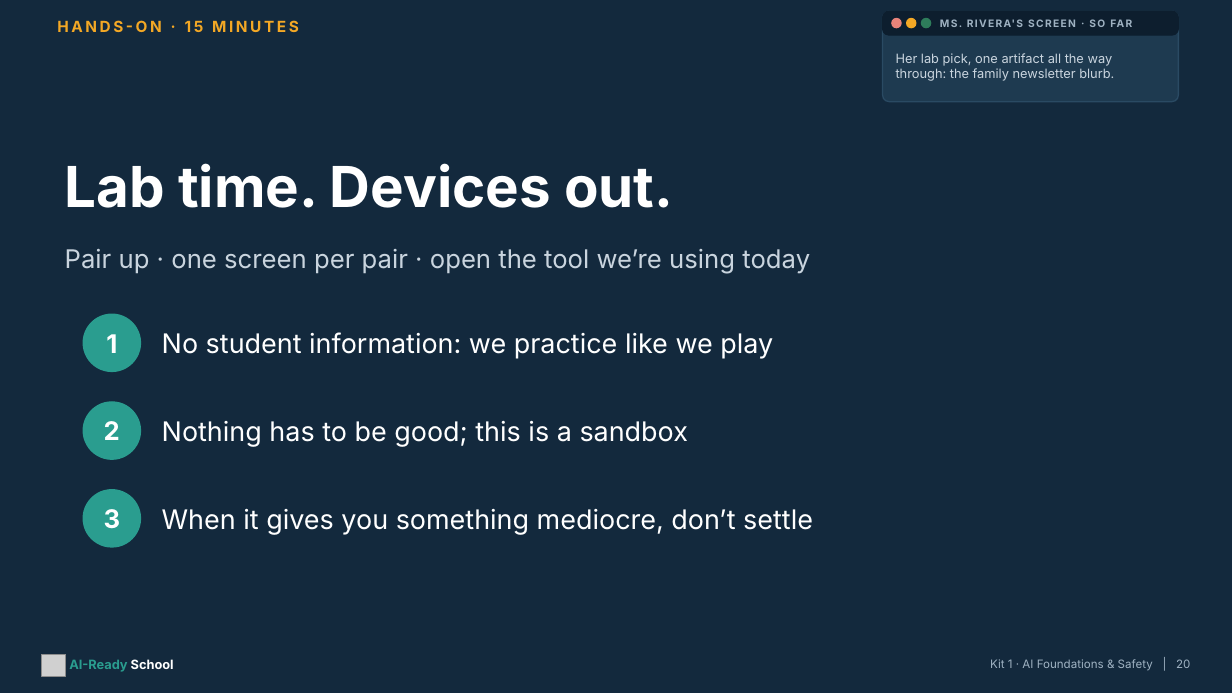
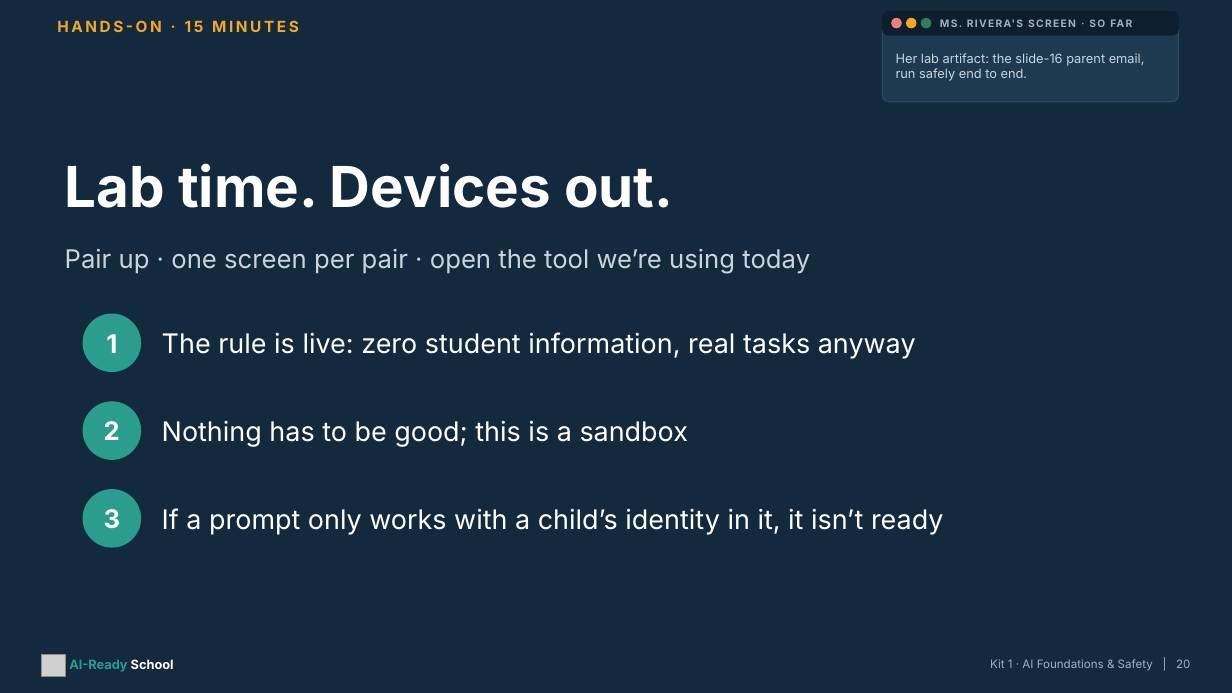
Before and after one commit to aspinozzi1/Ai-School-Ready, a slide deck: slide 20 of kits/kit01-tpt/Kit01_PresentationDeck.pptx. Drawn at 1232x693 pixels with LibreOffice and Linux fonts; fonts in the diff are those of the drawing; grey boxes stand for pictures. Boxes give left, top, right and bottom in pixels: in the first picture for what was removed or moved away, otherwise in the second. Text is boxed around its words. In the diff, an @@ line names an element or a change of style, - is before the commit and + after.

```diff
--- a/kits/kit01-tpt/Kit01_PresentationDeck.pptx
+++ b/kits/kit01-tpt/Kit01_PresentationDeck.pptx
@@ text at (x1=896, y1=53, x2=1145, y2=81): text changed @@
-Her lab pick, one artifact all the way through: the family newsletter blurb.
+Her lab artifact: the slide-16 parent email, run safely end to end.
@@ text at (x1=162, y1=332, x2=916, y2=359): text changed @@
-No student information: we practice like we play
+The rule is live: zero student information, real tasks anyway
@@ text at (x1=162, y1=508, x2=944, y2=535): text changed @@
-When it gives you something mediocre, don’t settle
+If a prompt only works with a child’s identity in it, it isn’t ready
```
Also in this commit, not shown: 4 other slides changed, 3 slides added, 3 slides removed, 27 other files.
